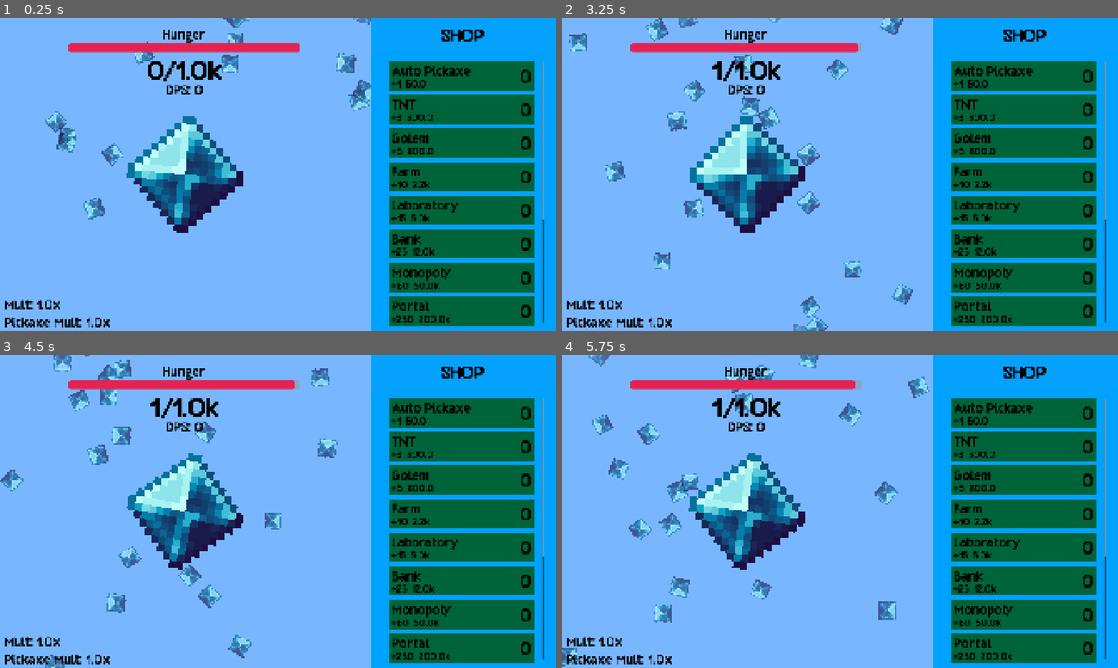
Above: before the commit, frames 1-4 (two rows, left to right).
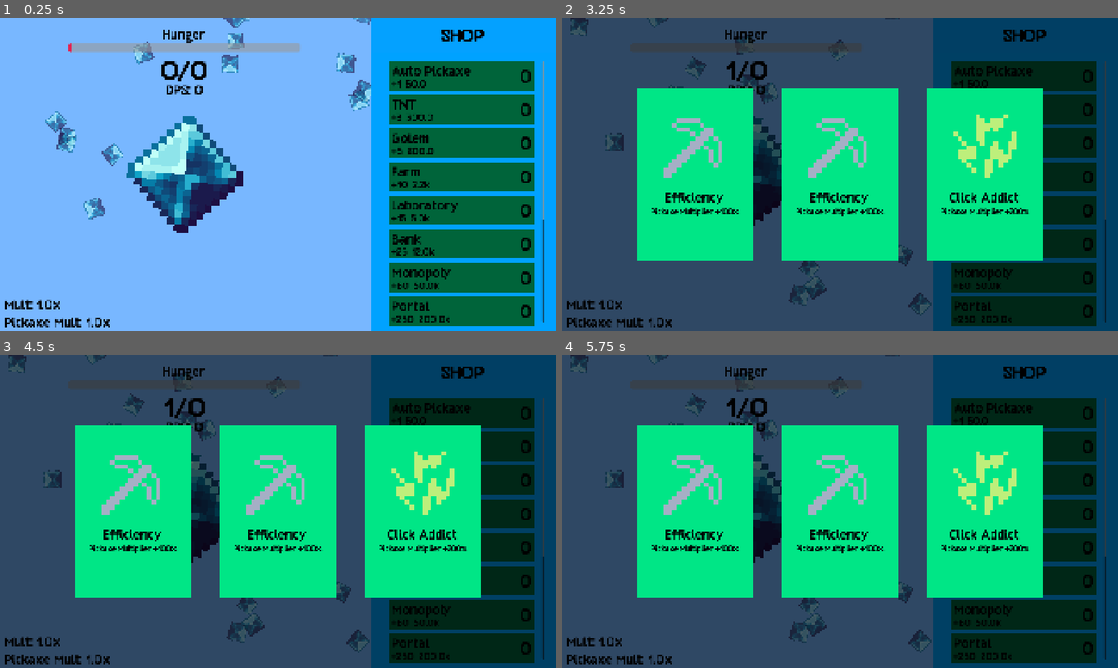
Above: after the commit, the same moments.

Repository: kyteidev/diamond-clicker-ultimate
Game: Godot game, scene res://scenes/game.tscn
Same seed, same stepped clock (60 frames per second), same inputs: the game is played once before the commit and once after it.
Inputs (mouse positions are in pixels of both pictures, inside the frame that each line leads up to):
- Up to frame 1 (0.25 s): no input
- Up to frame 2 (3.25 s): move the mouse to (962, 158) at 0.52 s; click (962, 158) at 0.6 s; move the mouse to (728, 190) at 1.27 s; click (728, 190) at 1.35 s; move the mouse to (895, 105) at 2.02 s; click (895, 105) at 2.1 s; move the mouse to (812, 237) at 2.77 s; click (812, 237) at 2.85 s
- Up to frame 3 (4.5 s): move the mouse to (444, 558) at 3.52 s; click (444, 558) at 3.6 s; tap Escape (ui_cancel) at 4.15 s; click (278, 533) at 4.25 s, where only the run before the commit has a clickable "Resume"
- Up to frame 4 (5.75 s): move the mouse to (673, 464) at 5.02 s; click (673, 464) at 5.1 s

The runs differ from the first frame. In frame 1, 1.7% of the frame differs, in the area x 12-54%, y 8-21%; in frame 2, 98%; in frame 3, 98%, in the area x 0-100%, y 0-100%; in frame 4, 98%.

Commit message:
add basic booster card rendering

Diff:
--- /dev/null
+++ b/scenes/card.tscn
@@ -0,0 +1,70 @@
+[gd_scene format=3 uid="uid://bc4sw26trgo64"]
+
+[ext_resource type="Script" uid="uid://bk3gi700eyp2p" path="res://scripts/card.gd" id="1_6u4wf"]
+[ext_resource type="FontFile" uid="uid://byhs35j54epxn" path="res://assets/fonts/groundhog.ttf" id="1_d81rb"]
+[ext_resource type="Texture2D" uid="uid://b0ckmvwynse0b" path="res://assets/sprites/IconSet.png" id="2_ktuci"]
+
+[sub_resource type="AtlasTexture" id="AtlasTexture_dinhu"]
+atlas = ExtResource("2_ktuci")
+region = Rect2(160, 160, 16, 16)
+
+[sub_resource type="LabelSettings" id="LabelSettings_nxcxh"]
+font = ExtResource("1_d81rb")
+font_size = 48
+font_color = Color(0, 0, 0, 1)
+
+[sub_resource type="LabelSettings" id="LabelSettings_d81rb"]
+font = ExtResource("1_d81rb")
+font_size = 28
+font_color = Color(0, 0, 0, 1)
+
+[node name="Card" type="ColorRect" unique_id=1172872276]
+custom_minimum_size = Vector2(400, 600)
+offset_right = 400.0
+offset_bottom = 600.0
+color = Color(0, 0.9, 0.5249999, 1)
+script = ExtResource("1_6u4wf")
+
+[node name="TextureRect" type="TextureRect" parent="." unique_id=1514370220]
+layout_mode = 1
+anchors_preset = 8
+anchor_left = 0.5
+anchor_top = 0.5
+anchor_right = 0.5
+anchor_bottom = 0.5
+offset_left = -125.0
+offset_top = -225.0
+offset_right = 125.0
+offset_bottom = 25.0
+grow_horizontal = 2
+grow_vertical = 2
+texture = SubResource("AtlasTexture_dinhu")
+
+[node name="VBoxContainer" type="VBoxContainer" parent="." unique_id=171994933]
+layout_mode = 1
+anchors_preset = 8
+anchor_left = 0.5
+anchor_top = 0.5
+anchor_right = 0.5
+anchor_bottom = 0.5
+offset_left = -150.0
+offset_top = 50.0
+offset_right = 150.0
+offset_bottom = 250.0
+grow_horizontal = 2
+grow_vertical = 2
+
+[node name="Title" type="Label" parent="VBoxContainer" unique_id=737736998]
+layout_mode = 2
+text = "TITLE"
+label_settings = SubResource("LabelSettings_nxcxh")
+horizontal_alignment = 1
+vertical_alignment = 1
+
+[node name="Description" type="Label" parent="VBoxContainer" unique_id=269664242]
+layout_mode = 2
+text = "lorem ipsum
+lorem ipsum"
+label_settings = SubResource("LabelSettings_d81rb")
+horizontal_alignment = 1
+vertical_alignment = 1
--- a/scenes/game.tscn
+++ b/scenes/game.tscn
@@ -12,6 +12,7 @@
 [ext_resource type="Script" uid="uid://by1gqrnvbwihp" path="res://scripts/hunger_bar.gd" id="7_gee14"]
 [ext_resource type="PackedScene" uid="uid://5rnyevskfm6a" path="res://scenes/menus/death_menu.tscn" id="11_kvpfn"]
 [ext_resource type="PackedScene" uid="uid://c5hpk5u5dwk5q" path="res://scenes/menus/pause_menu.tscn" id="12_dinhu"]
+[ext_resource type="PackedScene" uid="uid://cipfnscx5cybs" path="res://scenes/menus/cards_menu.tscn" id="12_kvuet"]
 
 [sub_resource type="LabelSettings" id="LabelSettings_yqjtg"]
 font = ExtResource("3_iywne")
@@ -226,8 +227,14 @@
 vertical_alignment = 1
 
 [node name="DeathMenu" parent="." unique_id=1325817900 instance=ExtResource("11_kvpfn")]
-
-[node name="PauseMenu" parent="." unique_id=641017661 node_paths=PackedStringArray("death_menu") instance=ExtResource("12_dinhu")]
+visible = false
+
+[node name="CardsMenu" parent="." unique_id=1260150632 instance=ExtResource("12_kvuet")]
+visible = false
+
+[node name="PauseMenu" parent="." unique_id=641017661 node_paths=PackedStringArray("cards_menu", "death_menu") instance=ExtResource("12_dinhu")]
+visible = false
+cards_menu = NodePath("../CardsMenu")
 death_menu = NodePath("../DeathMenu")
 
 [connection signal="mouse_entered" from="GamePanel/Diamond" to="GamePanel/Diamond" method="_on_mouse_entered"]
--- /dev/null
+++ b/scenes/menus/cards_menu.tscn
@@ -0,0 +1,40 @@
+[gd_scene format=3 uid="uid://cipfnscx5cybs"]
+
+[ext_resource type="Script" uid="uid://dhn6qin7arbau" path="res://scripts/menus/cards_menu.gd" id="1_2q0pd"]
+[ext_resource type="PackedScene" uid="uid://bc4sw26trgo64" path="res://scenes/card.tscn" id="2_5toj2"]
+
+[node name="CardsMenu" type="CanvasLayer" unique_id=1260150632]
+process_mode = 3
+script = ExtResource("1_2q0pd")
+
+[node name="Background" type="ColorRect" parent="." unique_id=342930519]
+anchors_preset = 15
+anchor_right = 1.0
+anchor_bottom = 1.0
+grow_horizontal = 2
+grow_vertical = 2
+color = Color(0, 0, 0, 0.60784316)
+
+[node name="CardsContainer" type="HBoxContainer" parent="." unique_id=1705028902]
+anchors_preset = 8
+anchor_left = 0.5
+anchor_top = 0.5
+anchor_right = 0.5
+anchor_bottom = 0.5
+offset_left = -700.0
+offset_top = -300.0
+offset_right = 700.0
+offset_bottom = 300.0
+grow_horizontal = 2
+grow_vertical = 2
+theme_override_constants/separation = 100
+alignment = 1
+
+[node name="Card1" parent="CardsContainer" unique_id=1172872276 instance=ExtResource("2_5toj2")]
+layout_mode = 2
+
+[node name="Card2" parent="CardsContainer" unique_id=1923888767 instance=ExtResource("2_5toj2")]
+layout_mode = 2
+
+[node name="Card3" parent="CardsContainer" unique_id=1992615879 instance=ExtResource("2_5toj2")]
+layout_mode = 2
--- /dev/null
+++ b/scripts/card.gd
@@ -0,0 +1,47 @@
+class_name BoosterCard
+extends ColorRect
+
+var um := UpgradesManager
+
+var data: BoosterCardData
+
+var booster_descriptions = {
+	um.BoostTypes.MULT: "Multiplier ",
+	um.BoostTypes.PICK_MULT: "Pickaxe Multiplier ",
+	um.BoostTypes.COST: "Upgrades Cost ",
+	um.BoostTypes.DIAMONDS: "Gain ",
+	um.BoostTypes.INSURANCE: "Insurance for 1 round",
+	um.BoostTypes.HUNGER: "Hunger Duration ",
+}
+
+@onready var icon: TextureRect = $TextureRect
+@onready var title: Label = $VBoxContainer/Title
+@onready var description: Label = $VBoxContainer/Description
+
+
+func setup(card_data: BoosterCardData) -> void:
+	data = card_data
+	title.text = data.booster_name
+
+	var atlas := icon.texture.duplicate() as AtlasTexture
+	atlas.region = data.icon
+	icon.texture = atlas
+
+	var amount_text: String = _match_desc_text(data.type, data.boost_amount)
+	var caveat_amount_text: String = _match_desc_text(data.caveat_type, data.caveat_amount)
+	description.text = "%s%s" % [booster_descriptions[data.type], amount_text]
+	if data.caveat_type:
+		description.text += "\n%s%s" % [booster_descriptions[data.caveat_type], caveat_amount_text]
+
+
+func _match_desc_text(type: int, amount) -> String:
+	var amount_text: String
+	match type:
+		um.BoostTypes.MULT, um.BoostTypes.PICK_MULT, um.BoostTypes.COST, um.BoostTypes.HUNGER:
+			var percent = (amount - 1.0) * 100.0
+			amount_text = "%+.0f%%" % percent
+		um.BoostTypes.DIAMONDS:
+			amount_text = "%s minute(s) of DPS" % data.boost_amount
+		um.BoostTypes.INSURANCE:
+			amount_text = ""
+	return amount_text
--- /dev/null
+++ b/scripts/card_data.gd
@@ -0,0 +1,9 @@
+class_name BoosterCardData
+extends Resource
+
+@export var booster_name: String
+@export var icon: Rect2
+@export var type: int
+@export var boost_amount: float
+@export var caveat_type: int
+@export var caveat_amount: float
--- a/scripts/game.gd
+++ b/scripts/game.gd
@@ -2,6 +2,7 @@
 
 var sm := StateManager
 
+@onready var cards_menu: CanvasLayer = $CardsMenu
 @onready var death_menu: CanvasLayer = $DeathMenu
 
 
@@ -12,7 +13,7 @@
 func _process(_delta: float) -> void:
 	if sm.hunger == 0:
 		if sm.diamonds >= sm.target_diamonds:
-			pass
+			cards_menu.show_cards_menu()
 		else:
 			death_menu.show_death_menu()
 
--- a/scripts/managers/state_manager.gd
+++ b/scripts/managers/state_manager.gd
@@ -1,7 +1,7 @@
 extends Node
 
-const MAX_HUNGER = 180.0
-const STARTING_TARGET = 1000.0
+const MAX_HUNGER = 3.0
+const STARTING_TARGET = 0.0
 
 var diamonds := 0.0:
 	set(value):
--- a/scripts/managers/upgrades_manager.gd
+++ b/scripts/managers/upgrades_manager.gd
@@ -1,4 +1,107 @@
 extends Node
+
+enum BoostTypes {
+	MULT,
+	PICK_MULT,
+	COST,
+	DIAMONDS,
+	INSURANCE,
+	HUNGER,
+}
+
+enum BoostRarities {
+	COMMON,
+	RARE,
+	LEGENDARY,
+}
+
+const RARITY_CHANCES = {
+	BoostRarities.COMMON: 0.55,
+	BoostRarities.RARE: 0.30,
+	BoostRarities.LEGENDARY: 0.15,
+}
+
+const COMMON_BOOSTS = [
+	{
+		"name": "Efficiency",
+		"icon": Rect2(176.0, 128.0, 16.0, 16.0),
+		"type": BoostTypes.PICK_MULT,
+		"amount": 2.0,
+		"caveat": null,
+	},
+	{
+		"name": "Fortune",
+		"icon": Rect2(80.0, 160.0, 16.0, 16.0),
+		"type": BoostTypes.MULT,
+		"amount": 1.5,
+		"caveat": null,
+	},
+	{
+		"name": "Tax Relief",
+		"icon": Rect2(144.0, 160.0, 16.0, 16.0),
+		"type": BoostTypes.COST,
+		"amount": 0.95,
+		"caveat": null,
+	},
+	{
+		"name": "Time Warp",
+		"icon": Rect2(160.0, 160.0, 16.0, 16.0),
+		"type": BoostTypes.DIAMONDS,
+		"amount": 0.5,
+		"caveat": null,
+	},
+]
+
+const RARE_BOOSTS = [
+	{
+		"name": "Automation",
+		"icon": Rect2(96.0, 256.0, 16.0, 16.0),
+		"type": BoostTypes.MULT,
+		"amount": 2.5,
+		"caveat": BoostTypes.PICK_MULT,
+		"caveat_amount": 0.5,
+	},
+	{
+		"name": "Click Addict",
+		"icon": Rect2(144.0, 256.0, 16.0, 16.0),
+		"type": BoostTypes.PICK_MULT,
+		"amount": 3.0,
+		"caveat": BoostTypes.MULT,
+		"caveat_amount": 0.65,
+	},
+	{
+		"name": "Jackpot",
+		"icon": Rect2(160.0, 320.0, 16.0, 16.0),
+		"type": BoostTypes.DIAMONDS,
+		"amount": 1.0,
+		"caveat": null,
+	},
+	{
+		"name": "Endurance",
+		"icon": Rect2(112.0, 320.0, 16.0, 16.0),
+		"type": BoostTypes.HUNGER,
+		"amount": 1.20,
+		"caveat": null,
+	},
+]
+
+const LEGENDARY_BOOSTS = [
+	{
+		"name": "Investment",
+		"icon": Rect2(224.0, 336.0, 16.0, 16.0),
+		"type": BoostTypes.MULT,
+		"amount": 4.0,
+		"caveat": BoostTypes.COST,
+		"caveat_amount": 2.5,
+	},
+	{
+		"name": "Insurance",
+		"icon": Rect2(0.0, 384.0, 16.0, 16.0),
+		"type": BoostTypes.INSURANCE,
+		"amount": 1.0,
+		"caveat": null,
+	},
+]
 
 const UPGRADES = [
 	{ "name": "Auto Pickaxe", "cost": 50.0, "dps": 1 },
--- /dev/null
+++ b/scripts/menus/cards_menu.gd
@@ -0,0 +1,39 @@
+extends CanvasLayer
+
+var rng := RandomNumberGenerator.new()
+
+var um := UpgradesManager
+
+@onready var cards_container: HBoxContainer = $CardsContainer
+
+
+func _ready() -> void:
+	visible = false
+
+
+func show_cards_menu() -> void:
+	get_tree().paused = true
+
+	# randomly pick booster cards and show them
+	for card in cards_container.get_children():
+		var boost: Dictionary
+		var random: float = rng.randf()
+		if random <= um.RARITY_CHANCES[um.BoostRarities.LEGENDARY]:
+			boost = um.LEGENDARY_BOOSTS.pick_random()
+		elif random <= um.RARITY_CHANCES[um.BoostRarities.RARE]:
+			boost = um.RARE_BOOSTS.pick_random()
+		else:
+			boost = um.COMMON_BOOSTS.pick_random()
+
+		var boost_data := BoosterCardData.new()
+		boost_data.booster_name = boost.name
+		boost_data.icon = boost.icon
+		boost_data.type = boost.type
+		boost_data.boost_amount = boost.amount
+
+		if boost.caveat:
+			boost_data.caveat_type = boost.caveat
+			boost_data.caveat_amount = boost.caveat_amount
+
+		card.setup(boost_data)
+	visible = true
--- a/scripts/menus/pause_menu.gd
+++ b/scripts/menus/pause_menu.gd
@@ -1,5 +1,6 @@
 extends CanvasLayer
 
+@export var cards_menu: CanvasLayer
 @export var death_menu: CanvasLayer
 
 
@@ -10,7 +11,7 @@
 
 func _input(_event: InputEvent) -> void:
 	if Input.is_action_just_pressed("ui_cancel"):
-		if not death_menu.visible:
+		if not death_menu.visible and not cards_menu.visible:
 			_toggle_pause()
 
 
Binary file added: assets/sprites/IconSet.png
Not shown, added: assets/sprites/IconSet.png.import
Not shown, added: scripts/card.gd.uid
Not shown, added: scripts/card_data.gd.uid
Not shown, added: scripts/menus/cards_menu.gd.uid
